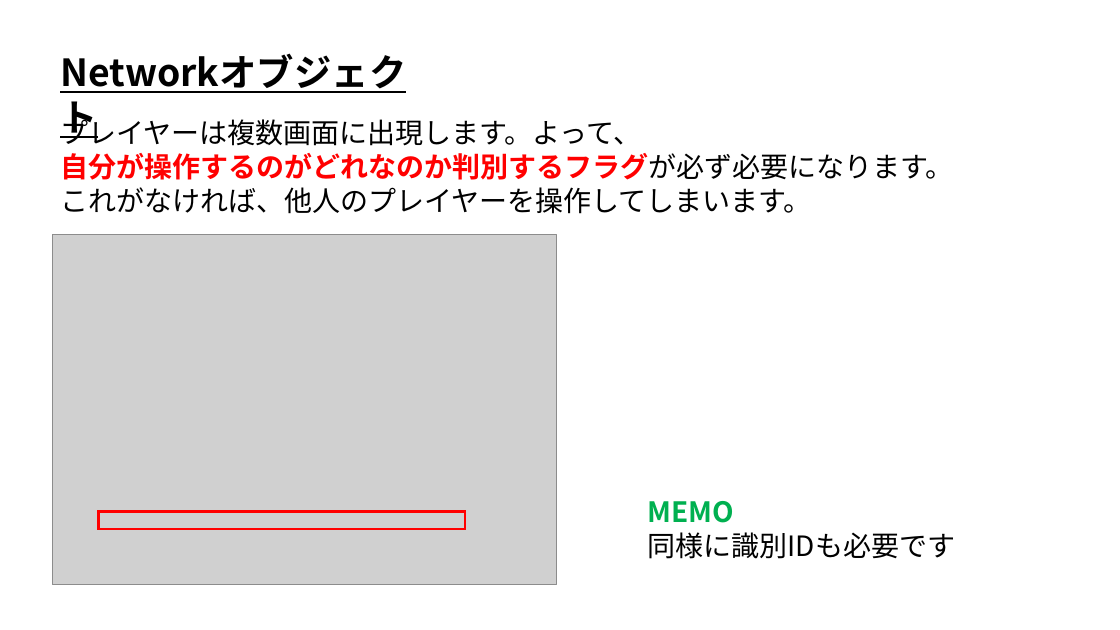
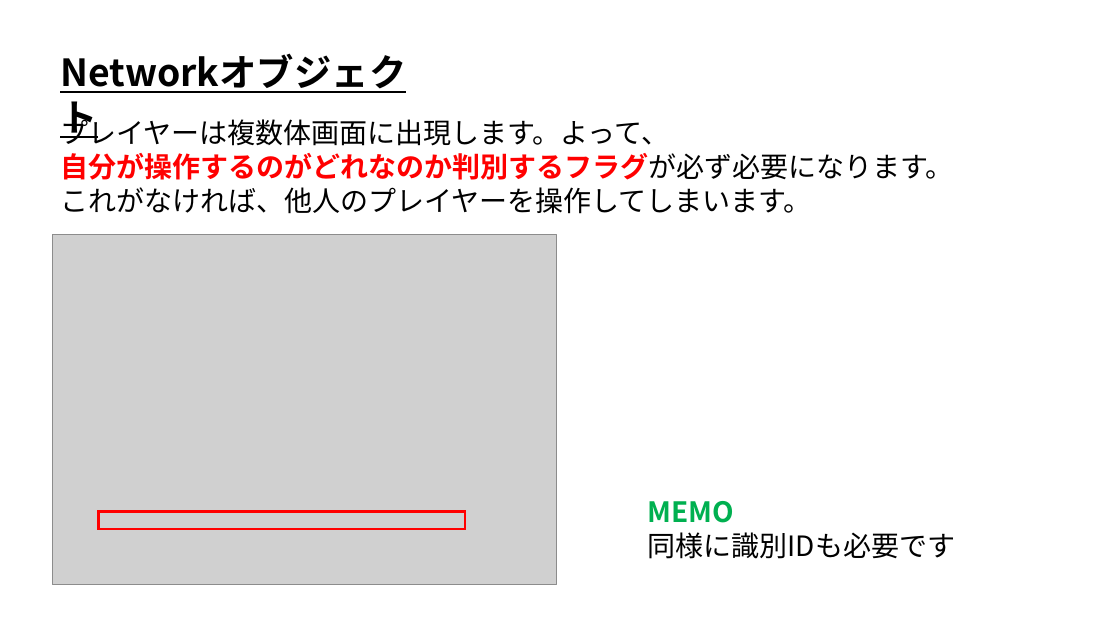
Before and after one commit to ArakiYusuke-Ohara/Textbook, a slide deck: slide 12 of ゲーム科3年/00_前期/オンラインゲームプログラミングⅠ/08_Networkオブジェクト.pptx. Drawn at 1120x630 pixels with LibreOffice and Linux fonts; fonts in the diff are those of the drawing; grey boxes stand for pictures. Boxes give left, top, right and bottom in pixels: in the first picture for what was removed or moved away, otherwise in the second. Text is boxed around its words. In the diff, an @@ line names an element or a change of style, - is before the commit and + after.

```diff
--- a/ゲーム科3年/00_前期/オンラインゲームプログラミングⅠ/08_Networkオブジェクト.pptx
+++ b/ゲーム科3年/00_前期/オンラインゲームプログラミングⅠ/08_Networkオブジェクト.pptx
@@ text at (x1=60, y1=115, x2=669, y2=146): text changed @@
-プレイヤーは複数画面に出現します。よって、
+プレイヤーは複数体画面に出現します。よって、
```
Also in this commit, not shown: 27 other files.
